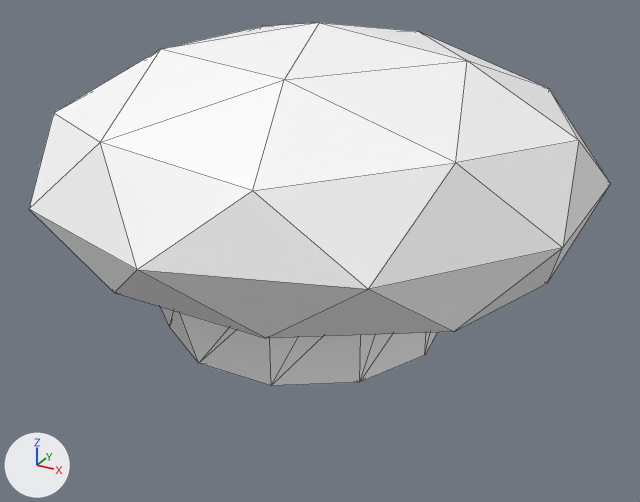
Before and after pictures for a commit that changed the glTF model assets/models/mushroom.glb.
Rendered twice from a 50 mm lens placed at (3.35, -5.81, 3.26), pointed at (0.09, 0.11, 0.3). Lighting does not change. The marker at lower left points along +X, +Y and +Z. The first picture is the older version. Mesh edges are drawn as thin lines. Vertices at exactly the same position are counted once.

The older version as bpy lines, for what is in view:
```python
me_cylinder_001 = bpy.data.meshes.new('Cylinder.001')
me_cylinder_001.from_pydata(...)  # 74 vertices, 144 faces; spans x -2.17..2.15, y -2.05..2.39, z -0.97..1.4
me_cylinder_001.materials.append(mat_material)  # white #ffffff
ob_mush = bpy.data.objects.new('Mush', me_cylinder_001)
ob_mush.location = (0.048, -0.031, 0.739)
```
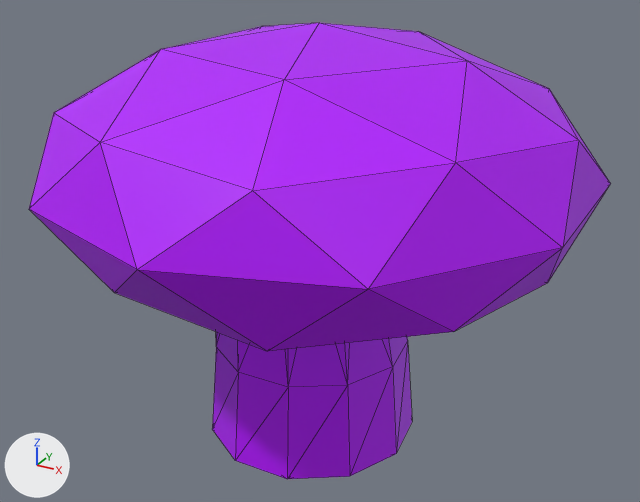
The newer file is also rescaled (x0.107), turned or shifted as a whole; pictures and numbers use the older file's frame.

Where the change shows, as pixel boxes (x1, y1, x2, y2) in the pictures (640 x 502 px; the box of a moved part takes in the faces that stretch with it):
'Mush', reshaped (26% taller)
    before: (29, 23, 611, 386)
    after: (29, 23, 611, 479)
part 1 of me_cylinder_001, moved or reshaped
    before: (160, 306, 437, 386)
    after: (212, 332, 412, 479)
part 2 of me_cylinder_001, recoloured (white to purple)
    before: (29, 23, 611, 338)
    after: (29, 23, 611, 351)

What changed in the scene script:
```text
Add mat_material_001:
    mat_material_001 = principled_material('Material.001')
    mat_material_001.base_color = (0.452, 0.0, 1.0)  # purple #b300ff
Change me_cylinder_001:
    used by ob_mush; location = (0.048, -0.031, 0.739)
    remove me_cylinder_001.from_pydata(...)  # 74 vertices, 144 faces; spans x -2.17..2.15, y -2.05..2.39, z -0.97..1.4
    add me_cylinder_001.from_pydata(...)  # 85 vertices, 166 faces; spans x -2.17..2.15, y -2.05..2.39, z -2.05..1.4
    me_cylinder_001 part 1
    9 vertices are removed from x -1.14..1.14, y -1.28..1.15, z -0.97..-0.38
    144 faces are deleted
    30 vertices move from x -1.29..1.14, y -1.54..1.15, z -0.97..-0.29 to x -0.78..0.76, y -1.55..0.76, z -1.22..-0.27
    20 vertices are added at x -0.88..0.89, y -0.79..0.96, z -2.05..-0.29
    166 new faces join them
    me_cylinder_001 part 2: 96 faces spanning x -2.17..2.15, y -2.05..2.39, z -1.22..1.4 switch from mat_material (white #ffffff) to mat_material_001 (purple #b300ff)
```
